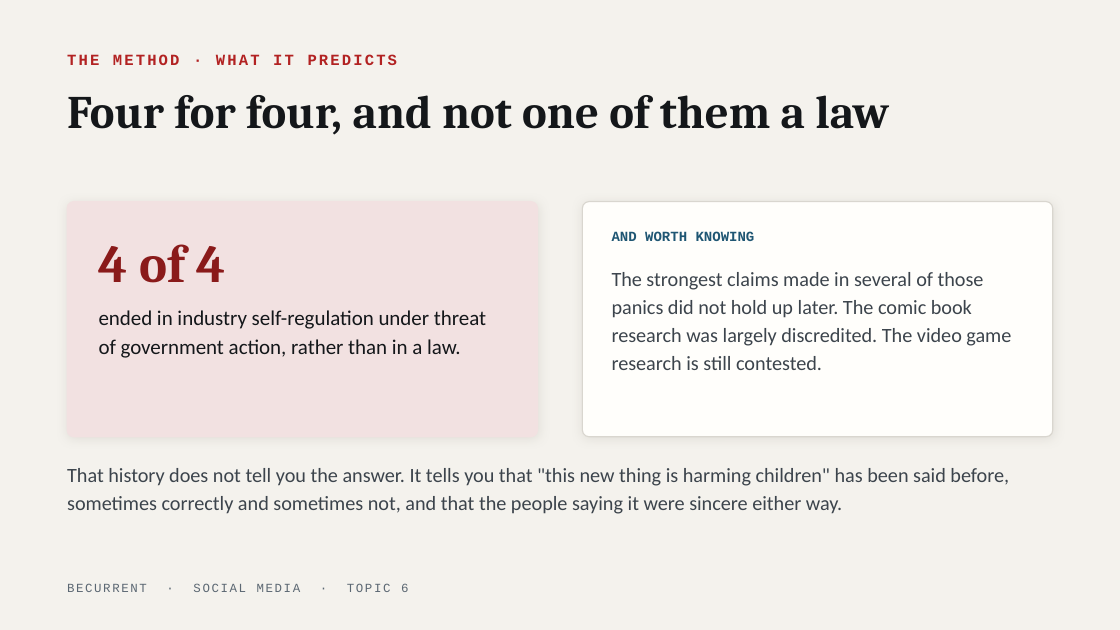
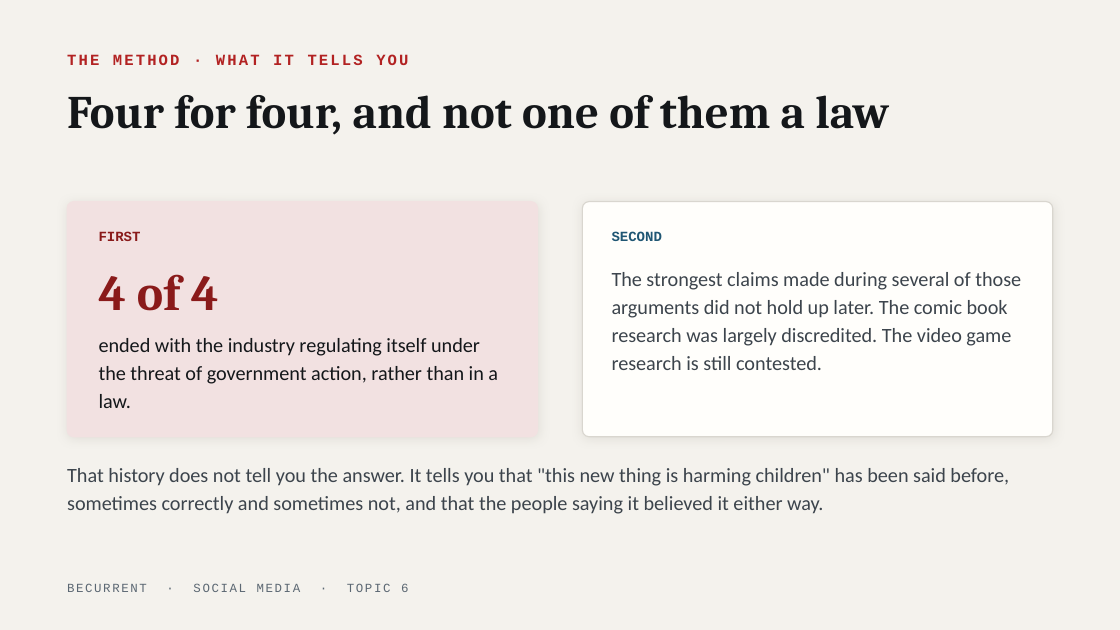
Before and after one commit to JeffAndersonLogic/BeCurrent, a slide deck: slide 11 of social-media/decks/topic-06-who-gets-to-decide.pptx. Drawn at 1120x630 pixels with LibreOffice and Linux fonts; fonts in the diff are those of the drawing. Boxes give left, top, right and bottom in pixels: in the first picture for what was removed or moved away, otherwise in the second. Text is boxed around its words. In the diff, an @@ line names an element or a change of style, - is before the commit and + after.

```diff
--- a/social-media/decks/topic-06-who-gets-to-decide.pptx
+++ b/social-media/decks/topic-06-who-gets-to-decide.pptx
@@ text at <box>67,54,408,65</box>: text changed @@
-THE METHOD · WHAT IT PREDICTS
+THE METHOD · WHAT IT TELLS YOU
@@ text added at <box>99,231,141,241</box>, 9 pt, text #8A1A1A, bold @@
+FIRST
@@ text at <box>612,231,662,241</box>: text changed @@
-AND WORTH KNOWING
+SECOND
@@ text "4 of 4": place and size @@
-text "4 of 4" at <box>99,244,226,283</box>
+text "4 of 4" at <box>99,274,219,311</box>
@@ text "4 of 4" at <box>99,274,219,311</box>: size 34 to 32 pt @@
@@ text at <box>612,272,1021,370</box>: text changed @@
-The strongest claims made in several of those panics did not hold up later. The comic book research was largely discredited. The video game research is still contested.
+The strongest claims made during several of those arguments did not hold up later. The comic book research was largely discredited. The video game research is still contested.
@@ text at <box>99,338,498,408</box>: text changed; size 13.5 to 13 pt @@
-ended in industry self-regulation under threat of government action, rather than in a law.
+ended with the industry regulating itself under the threat of government action, rather than in a law.
@@ text at <box>67,468,1009,514</box>: text changed @@
-That history does not tell you the answer. It tells you that "this new thing is harming children" has been said before, sometimes correctly and sometimes not, and that the people saying it were sincere either way.
+That history does not tell you the answer. It tells you that "this new thing is harming children" has been said before, sometimes correctly and sometimes not, and that the people saying it believed it either way.
```
Also in this commit, not shown: 13 other slides changed, 11 other files.
